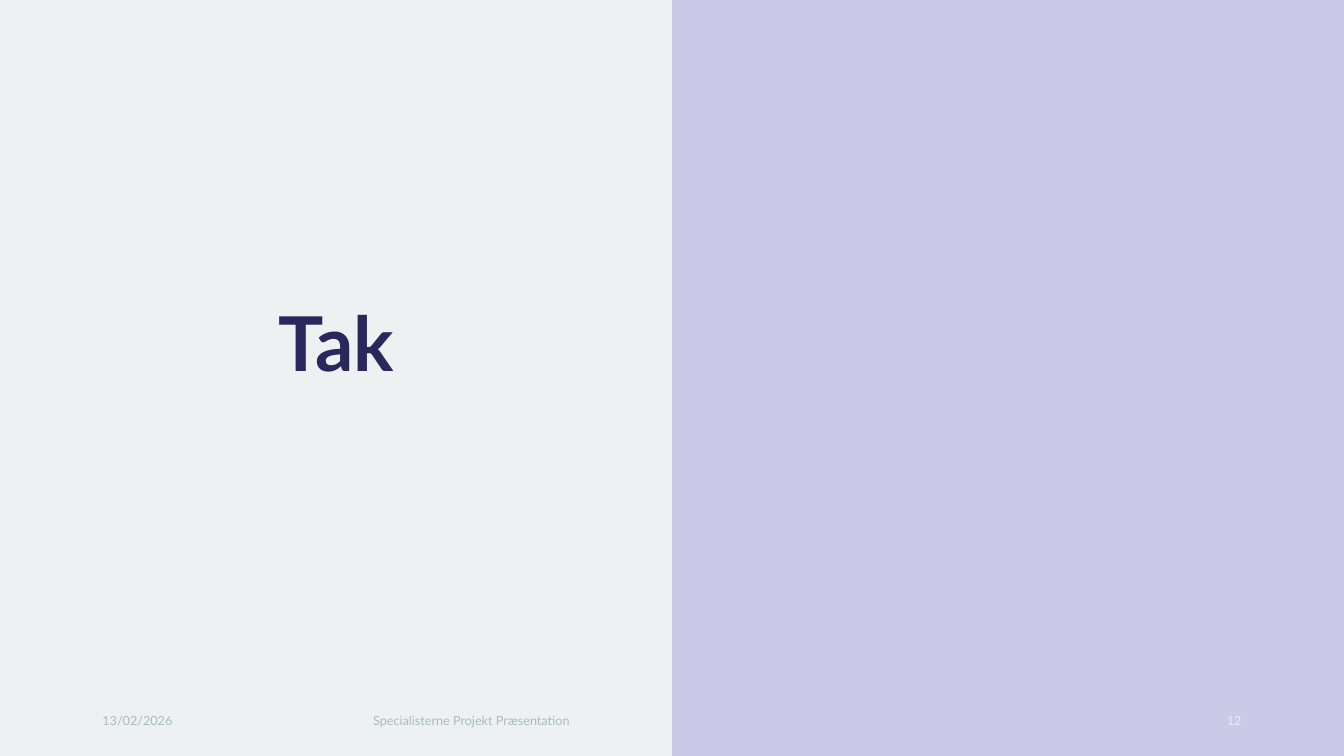
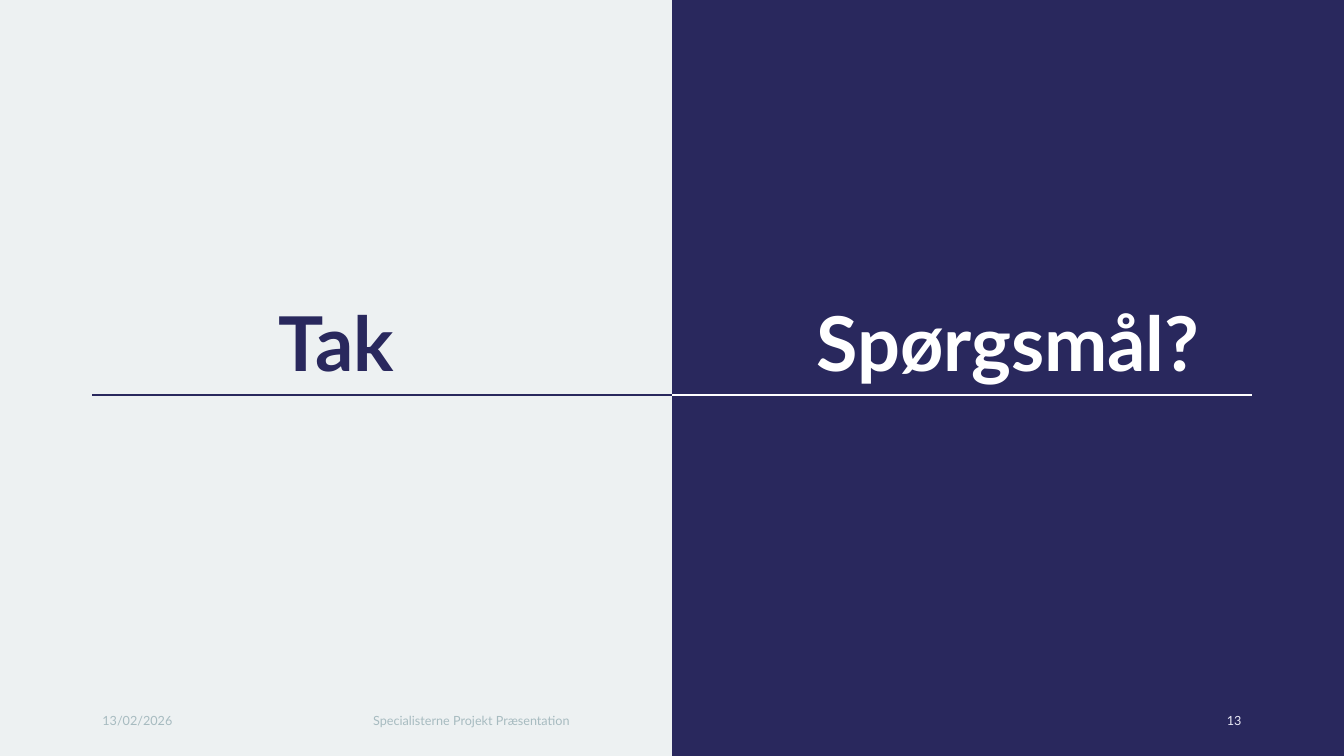
Before and after one commit to Stefan-Tumurug/Blackjack, a slide deck: slide 13 of Documentation (Danish)/Blackjack i C#.pptx (slide 12 before the commit). Drawn at 1344x756 pixels with LibreOffice and Linux fonts; fonts in the diff are those of the drawing. Boxes give left, top, right and bottom in pixels: in the first picture for what was removed or moved away, otherwise in the second. Text is boxed around its words. In the diff, an @@ line names an element or a change of style, - is before the commit and + after.

Commit message:
Completed Presentation

```diff
--- a/Documentation (Danish)/Blackjack i C#.pptx
+++ b/Documentation (Danish)/Blackjack i C#.pptx
@@ background #CACAE8 to #29285D @@
@@ text added at [816,313,1199,384], 54 pt, text #FFFFFF, bold @@
+Spørgsmål?
@@ line added from (93, 395) to (673, 395), #29285D 1.5 pt @@
@@ line added from (673, 395) to (1252, 395), #FFFFFF 1.5 pt @@
@@ page number added at [1227,716,1242,725], 9 pt, text #EAEAF6 @@
+13
```
Also in this commit, not shown: 2 other slides changed, 1 slide added.
